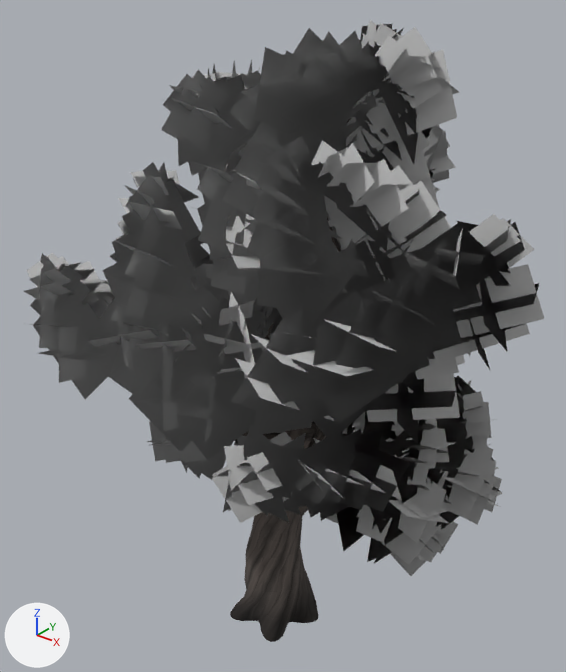
What one commit did to the glTF model assets/nature/TwistedTree_3.gltf.
Rendered twice from a 50 mm camera at (11.06, -13.45, 17.09) aimed at (0.06, 0.31, 8.56). The axes (+X, +Y, +Z) are drawn at lower left. The lights are the same throughout. The first picture is the older version. Vertices at exactly the same position are counted once.

The first picture shows 'TwistedTree_3'.
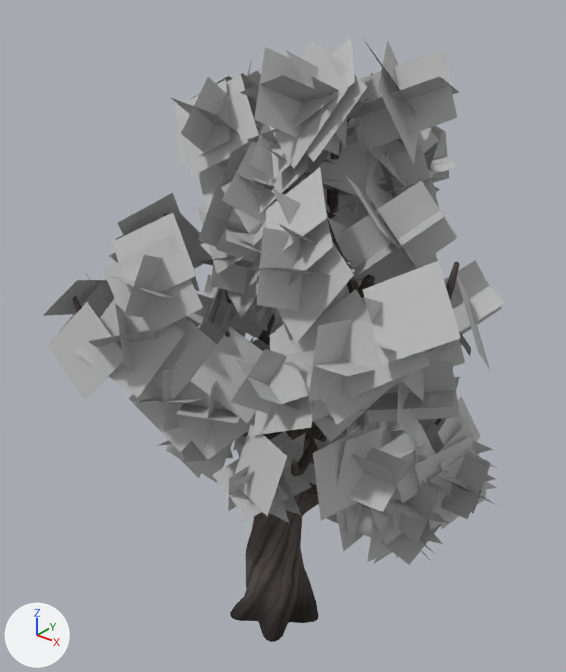
The change, as a diff of the scene's bpy script:
```diff
--- a/assets/nature/TwistedTree_3.gltf.py
+++ b/assets/nature/TwistedTree_3.gltf.py
@@ me_tree_040 @@
 # used by ob_twistedtree_3; location = (0.0, 0.0, 0.0)
-me_tree_040.from_pydata(...)  # 9278 vertices, 10089 faces; spans x -4.5..6.9, y -5.0..6.5, z -0.2..15.9
+me_tree_040.from_pydata(...)  # 3125 vertices, 3087 faces; spans x -4.5..6.1, y -4.3..6.5, z -0.2..15.7
+# me_tree_040 part 1: 862 loose pieces with 3448 vertices, spanning x -4.4..6.9, y -5.0..6.5, z 2.0..15.9, are deleted
+# me_tree_040 part 2: 110 vertices moved within x -3.0..5.4, y -3.5..5.2, z 3.0..14.5; 2705 vertices removed from x -4.5..5.4, y -3.6..6.2, z -0.2..14.8
 me_tree_040.materials.append(mat_bark_twistedtree)
```

Location of each change, [x1, y1, x2, y2] in pixels of the pictures (566 x 672 px):
'TwistedTree_3', reshaped (11% narrower): before [24, 20, 544, 642]; after [43, 36, 505, 642]
part 1 of me_tree_040, deleted: before [24, 20, 544, 562]
part 2 of me_tree_040, cut back (mostly hidden): before [104, 51, 500, 641]; after [73, 99, 460, 473]
